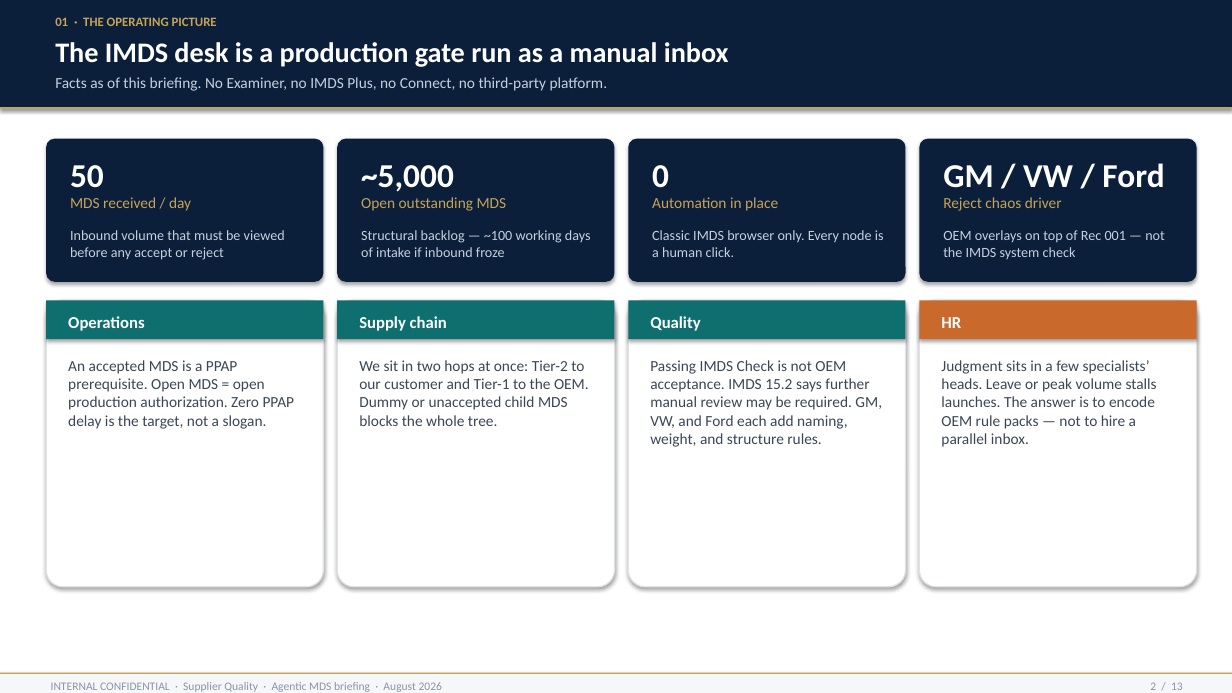
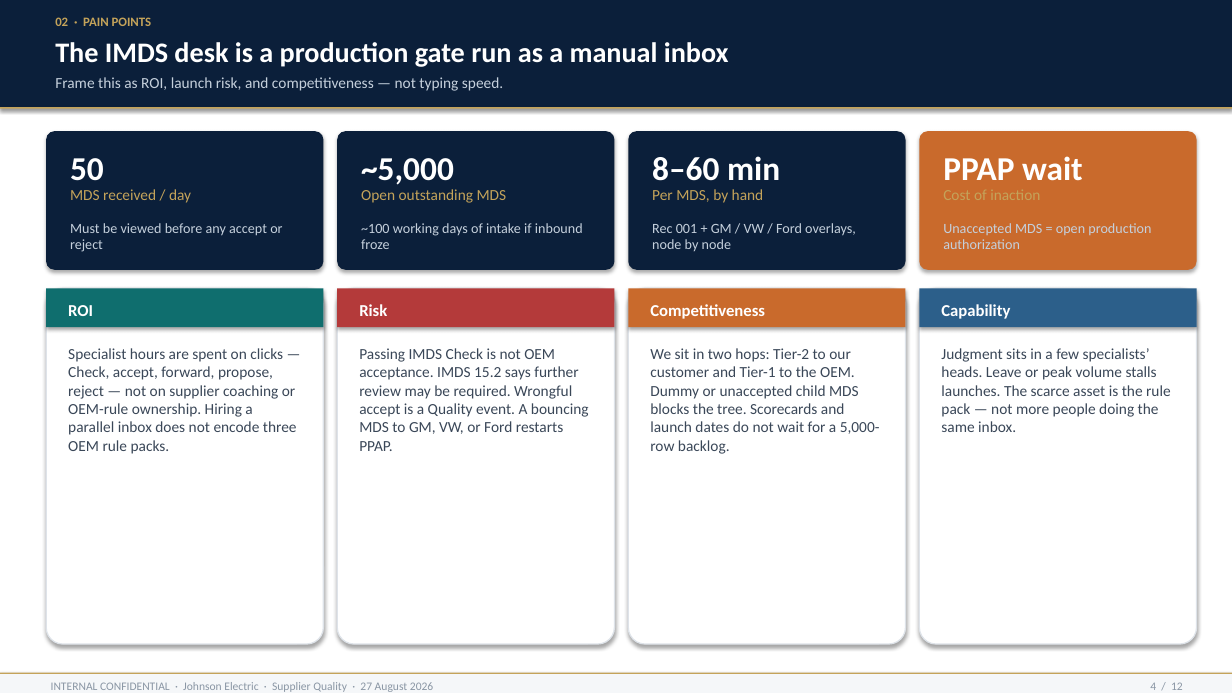
Before and after one commit to rockyforever8-sys/Agentic-MDS, a slide deck: slide 4 of docs/IMDS_Agentic_Workflow.pptx (slide 2 before the commit). Drawn at 1232x693 pixels with LibreOffice and Linux fonts; fonts in the diff are those of the drawing. Boxes give left, top, right and bottom in pixels: in the first picture for what was removed or moved away, otherwise in the second. Text is boxed around its words. In the diff, an @@ line names an element or a change of style, - is before the commit and + after.

```diff
--- a/docs/IMDS_Agentic_Workflow.pptx
+++ b/docs/IMDS_Agentic_Workflow.pptx
@@ text at (55, 17, 152, 26): text changed @@
-01 · THE OPERATING PICTURE
+02 · PAIN POINTS
@@ text at (55, 77, 503, 91): text changed @@
-Facts as of this briefing. No Examiner, no IMDS Plus, no Connect, no third-party platform.
+Frame this as ROI, launch risk, and competitiveness — not typing speed.
@@ rounded rectangle: place and size @@
-rounded rectangle at (46, 139, 323, 282)
+rounded rectangle at (46, 131, 323, 270)
@@ rounded rectangle: place and size @@
-rounded rectangle at (337, 139, 615, 282)
+rounded rectangle at (337, 131, 615, 270)
@@ rounded rectangle: place and size @@
-rounded rectangle at (628, 139, 906, 282)
+rounded rectangle at (628, 131, 906, 270)
@@ rounded rectangle: place and size @@
-rounded rectangle at (920, 139, 1197, 282)
+rounded rectangle at (920, 131, 1197, 270)
@@ rounded rectangle at (920, 131, 1197, 270): fill #0B1F3A to #C96A2C @@
@@ text at (652, 156, 780, 181): text changed @@
-0
+8–60 min
@@ text at (943, 156, 1083, 181): text changed @@
-GM / VW / Ford
+PPAP wait
@@ text at (652, 189, 764, 203): text changed @@
-Automation in place
+Per MDS, by hand
@@ text at (943, 190, 1040, 200): text changed @@
-Reject chaos driver
+Cost of inaction
@@ text at (70, 223, 282, 252): text changed @@
-Inbound volume that must be viewed before any accept or reject
+Must be viewed before any accept or reject
@@ text at (361, 223, 583, 249): text changed @@
-Structural backlog — ~100 working days of intake if inbound froze
+~100 working days of intake if inbound froze
@@ text at (652, 223, 856, 251): text changed @@
-Classic IMDS browser only. Every node is a human click.
+Rec 001 + GM / VW / Ford overlays, node by node
@@ text at (943, 223, 1151, 249): text changed @@
-OEM overlays on top of Rec 001 — not the IMDS system check
+Unaccepted MDS = open production authorization
@@ rounded rectangle: place and size @@
-rounded rectangle at (46, 300, 323, 587)
+rounded rectangle at (46, 288, 323, 644)
@@ rounded rectangle: place and size @@
-rounded rectangle at (337, 300, 615, 587)
+rounded rectangle at (337, 288, 615, 644)
@@ rectangle at (337, 288, 615, 327): fill #0F6E6E to #B43A3A @@
@@ rounded rectangle: place and size @@
-rounded rectangle at (628, 300, 906, 587)
+rounded rectangle at (628, 288, 906, 644)
@@ rectangle at (628, 288, 906, 327): fill #0F6E6E to #C96A2C @@
@@ 4 texts, 4 rectangles: place and size @@
-4 texts, 4 rectangles at (46, 165, 1197, 339)
+4 texts, 4 rectangles at (46, 158, 1197, 327)
@@ rounded rectangle: place and size @@
-rounded rectangle at (920, 300, 1197, 587)
+rounded rectangle at (920, 288, 1197, 644)
@@ rectangle at (920, 288, 1197, 327): fill #C96A2C to #2C5F8A @@
@@ text at (68, 305, 93, 316): text changed @@
-Operations
+ROI
@@ text at (359, 304, 387, 316): text changed @@
-Supply chain
+Risk
@@ text at (650, 304, 765, 319): text changed @@
-Quality
+Competitiveness
@@ text at (941, 304, 1010, 319): text changed @@
-HR
+Capability
@@ text at (68, 348, 297, 454): text changed @@
-An accepted MDS is a PPAP prerequisite. Open MDS = open production authorization. Zero PPAP delay is the target, not a slogan.
+Specialist hours are spent on clicks — Check, accept, forward, propose, reject — not on supplier coaching or OEM-rule ownership. Hiring a parallel inbox does not encode three OEM rule packs.
@@ text at (359, 348, 589, 451): text changed @@
-We sit in two hops at once: Tier-2 to our customer and Tier-1 to the OEM. Dummy or unaccepted child MDS blocks the whole tree.
+Passing IMDS Check is not OEM acceptance. IMDS 15.2 says further review may be required. Wrongful accept is a Quality event. A bouncing MDS to GM, VW, or Ford restarts PPAP.
@@ text at (650, 348, 880, 454): text changed @@
-Passing IMDS Check is not OEM acceptance. IMDS 15.2 says further manual review may be required. GM, VW, and Ford each add naming, weight, and structure rules.
+We sit in two hops: Tier-2 to our customer and Tier-1 to the OEM. Dummy or unaccepted child MDS blocks the tree. Scorecards and launch dates do not wait for a 5,000-row backlog.
@@ text at (941, 348, 1171, 432): text changed @@
-Judgment sits in a few specialists’ heads. Leave or peak volume stalls launches. The answer is to encode OEM rule packs — not to hire a parallel inbox.
+Judgment sits in a few specialists’ heads. Leave or peak volume stalls launches. The scarce asset is the rule pack — not more people doing the same inbox.
@@ text at (51, 682, 433, 692): text changed @@
-INTERNAL CONFIDENTIAL · Supplier Quality · Agentic MDS briefing · August 2026
+INTERNAL CONFIDENTIAL · Johnson Electric · Supplier Quality · 27 August 2026
@@ text at (1150, 682, 1183, 690): text changed @@
-2 / 13
+4 / 12
```
Also in this commit, not shown: 1 other slide changed, 10 slides added, 11 slides removed, 23 other files.
